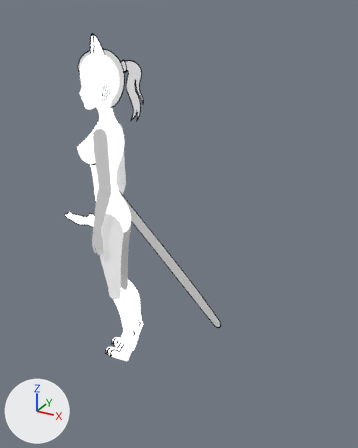
The Blender file AssetsSource/character/DollSkeleton.blend as it was, and as the next commit left it.
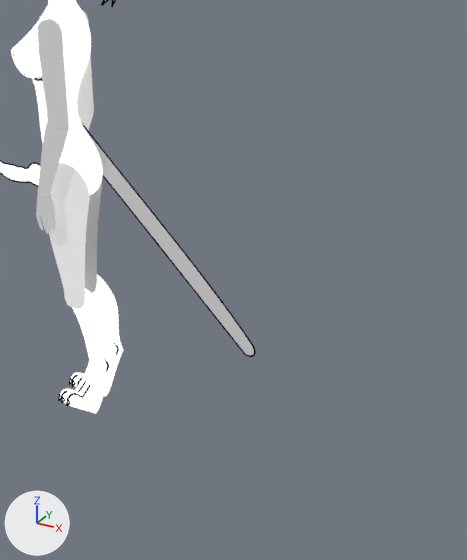
Each version is shown whole from a camera (50 mm lens) standing at (6.98, -9.15, 8.92) and looking at (1.88, 0.13, 4.28), then close up on the part from 20% to 97% of the width and 26% to 100% of the height. Arrows for +X, +Y and +Z are at lower left; the lights stay in place.

Objects in the first close-up: 'arm.png', 'body.png', 'digileg.png', 'digileg.png.001', 'forearm.png', 'forearm.png.001', 'head.png', 'legup.png', 'legup.png.001', 'penisCanine.png', 'ponytail.png', 'tail.png'.
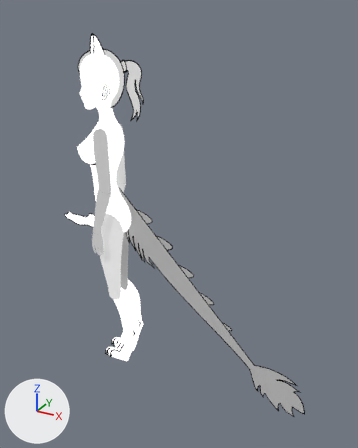
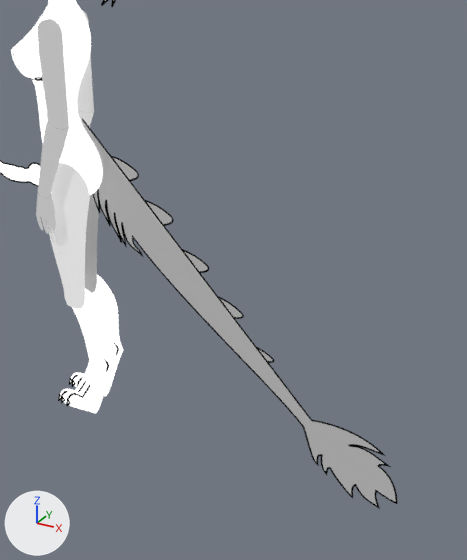
Pixel boxes (x1, y1, x2, y2) of what changed, in the close-ups (467 x 560 px):
'dragontail.png', shown: after (88, 111, 410, 526)
'tail.png', hidden: before (87, 98, 294, 395)

The change, as a diff of the scene's bpy script:
```diff
--- a/AssetsSource/character/DollSkeleton.blend.py
+++ b/AssetsSource/character/DollSkeleton.blend.py
@@ ob_tail_png @@
 ob_tail_png.rotation_euler = (0.0, 0.0466, 0.0)  # degrees (0, 2.7, 0)
+ob_tail_png.hide_set(True)
@@ ob_dragontail_png @@
 ob_dragontail_png.rotation_euler = (0.0, 0.0129, 0.0)  # degrees (0, 0.7, 0)
-ob_dragontail_png.hide_set(True)
```
